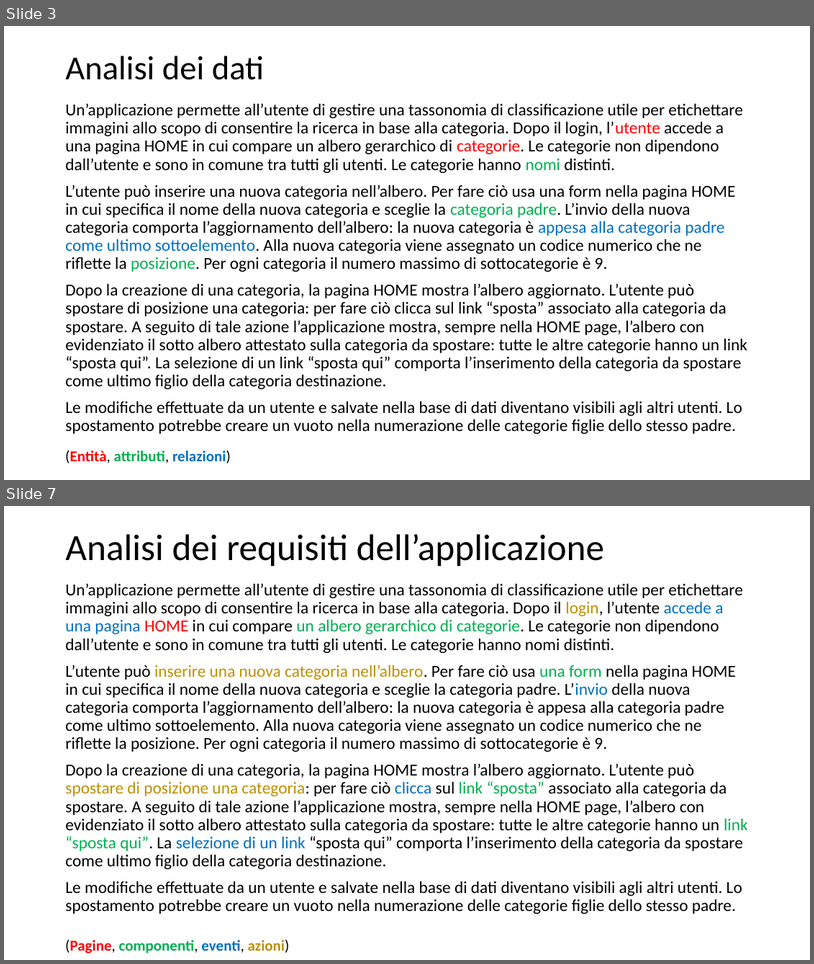
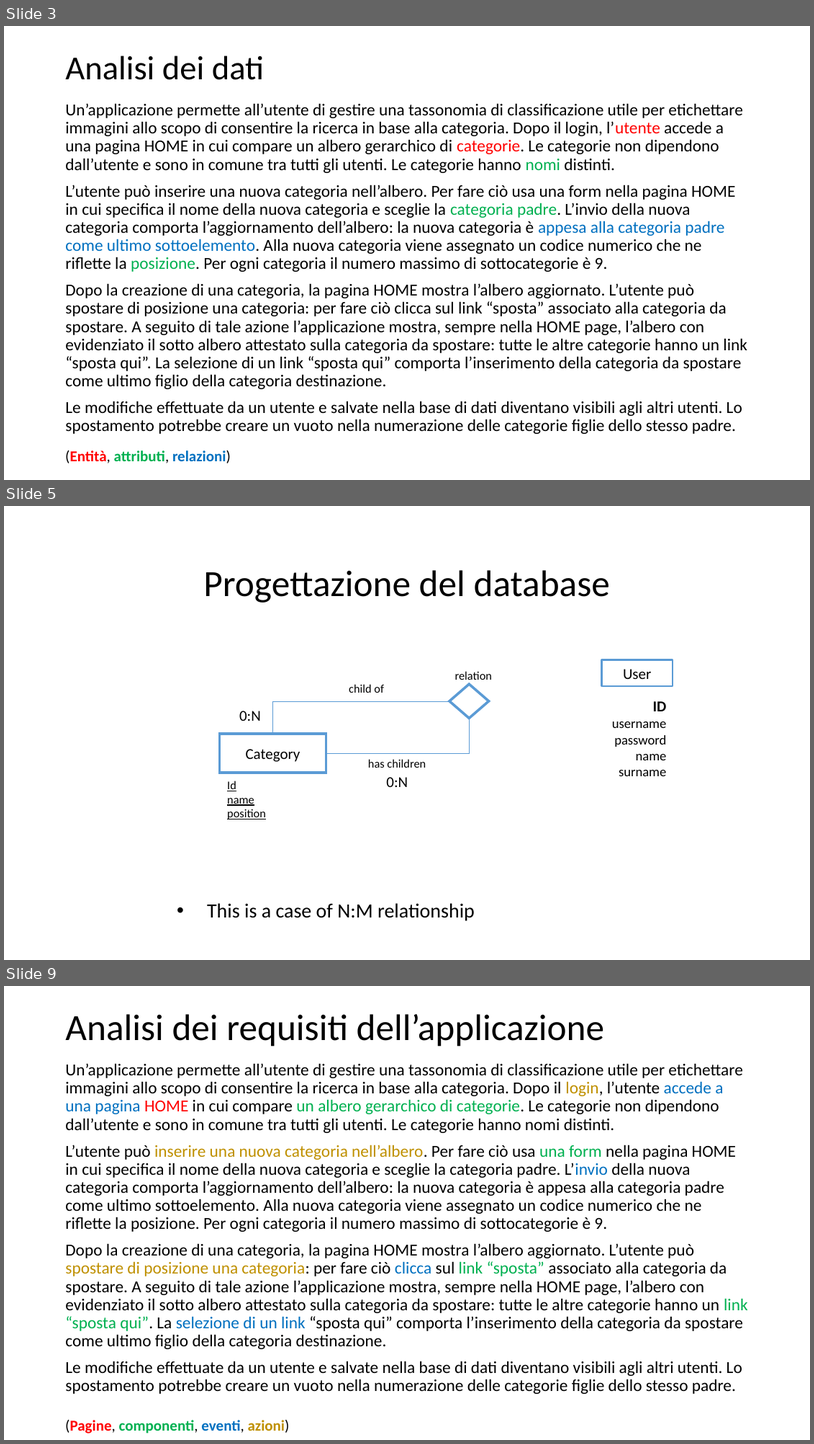
Before and after one commit to Trixyz28/TIW-ImgCatalog, a slide deck: Documents/TIWProject.pptx. Shown one above the other, each under a label of ours: slides 3 and 7 before the commit, slides 3, 5 and 9 after it; the slides between them are not shown. The pictures are 814x964 and 814x1444 pixels, drawn with LibreOffice and Linux fonts; fonts in the diff are those of the drawing. Boxes give left, top, right and bottom in pixels: in the first picture for what was removed or moved away, otherwise in the second. Text is boxed around its words. In the diff, an @@ line names an element or a change of style, - is before the commit and + after.

Commit message:
Category list (Home Page)

```diff
--- a/Documents/TIWProject.pptx
+++ b/Documents/TIWProject.pptx
@@ slide 5 added at (x1=4, y1=506, x2=810, y2=960), background #FFFFFF @@
@@ title added at (x1=203, y1=570, x2=610, y2=602), 44 pt, text #000000 @@
+Progettazione del database
@@ text added at (x1=455, y1=671, x2=492, y2=683), 14 pt, text #000000 @@
+relation
@@ rectangle added at (x1=602, y1=659, x2=673, y2=686), fill #FFFFFF, outline #5B9BD5 2 pt, 18 pt, text #000000 @@
+User
@@ text added at (x1=349, y1=684, x2=384, y2=692), 14 pt, text #000000 @@
+child of
@@ diamond added at (x1=450, y1=684, x2=489, y2=718), fill #FFFFFF, outline #5B9BD5 3 pt @@
@@ text added at (x1=239, y1=710, x2=261, y2=721), 18 pt, text #000000 @@
+0:N
@@ elbow line added from (450, 701) to (273, 734), #5B9BD5 0.5 pt @@
@@ elbow line added from (327, 753) to (469, 718), #5B9BD5 0.5 pt @@
@@ text added at (x1=612, y1=701, x2=667, y2=776), 16 pt, text #000000 @@
+ID
+username
+password
+name
+surname
@@ rectangle added at (x1=220, y1=734, x2=327, y2=772), fill #FFFFFF, outline #5B9BD5 3 pt, 18 pt, text #000000 @@
+Category
@@ text added at (x1=368, y1=759, x2=426, y2=767), 14 pt, text #000000 @@
+has children
@@ text added at (x1=227, y1=780, x2=266, y2=819), 14 pt, text #000000, underline @@
+Id
+name
+position
@@ text added at (x1=386, y1=777, x2=408, y2=787), 18 pt, text #000000 @@
+0:N
@@ text added at (x1=207, y1=903, x2=475, y2=921), 24 pt, text #000000 @@
+• This is a case of N:M relationship
@@ what was slide 7 is now slide 9 @@
```
Also in this commit, not shown: 3 slides changed, 8 other slides added, 2 slides removed, 11 other files.
